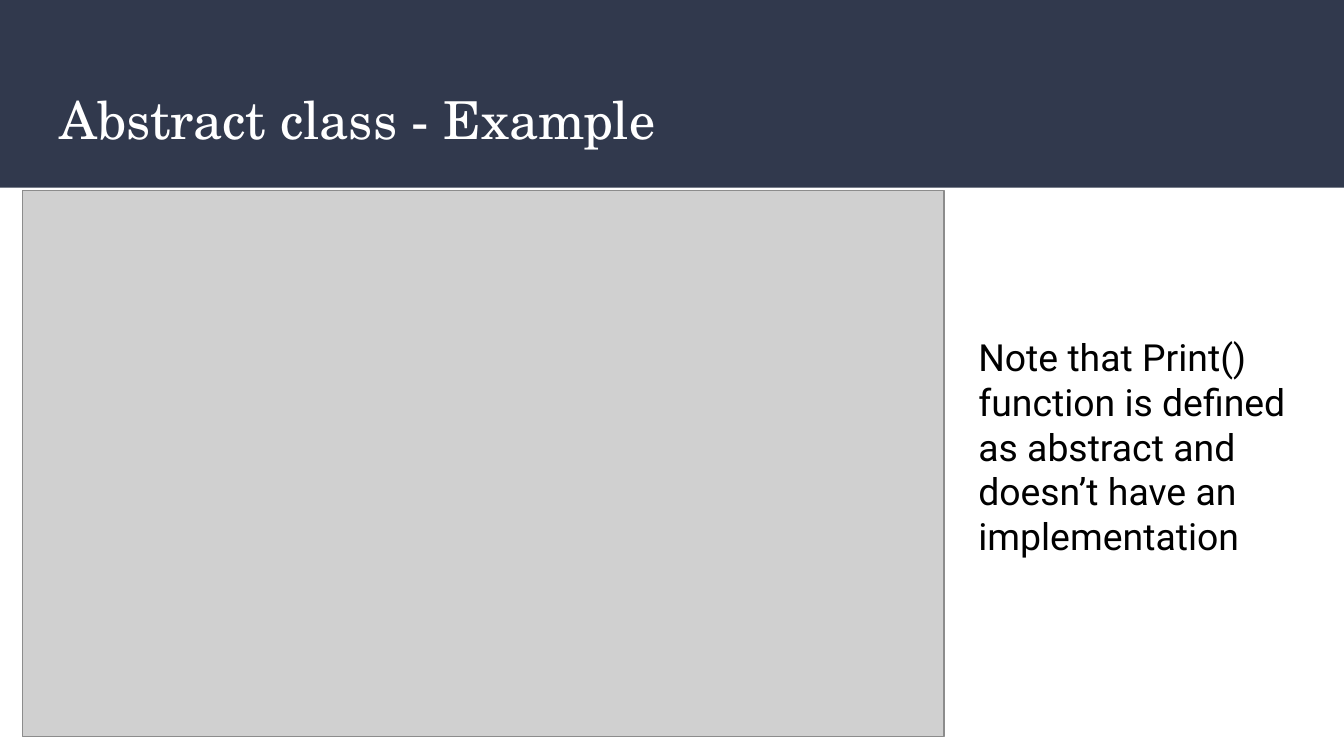
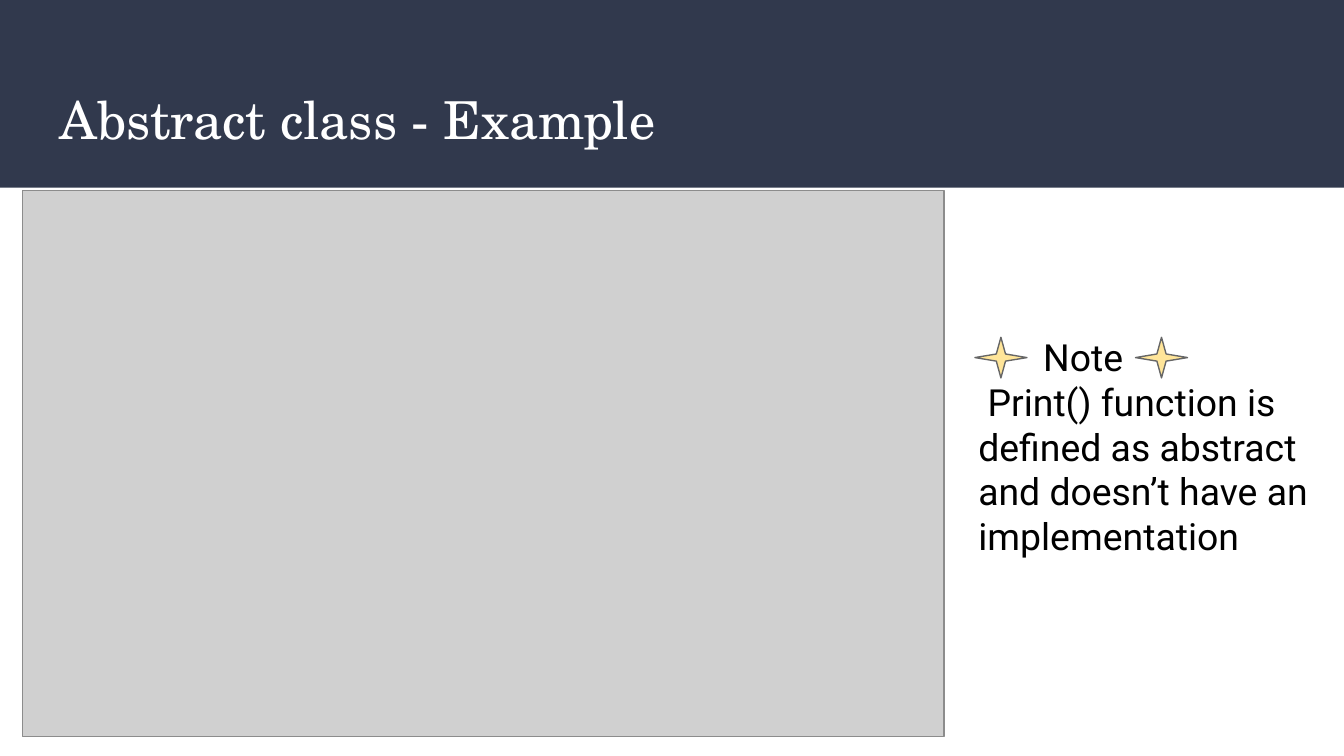
Before and after one commit to shpolina/CodeLouisville, a slide deck: slide 8 of Intermediate/CSharpIntermediate.pptx. Drawn at 1344x756 pixels with LibreOffice and Linux fonts; fonts in the diff are those of the drawing; grey boxes stand for pictures. Boxes give left, top, right and bottom in pixels: in the first picture for what was removed or moved away, otherwise in the second. Text is boxed around its words. In the diff, an @@ line names an element or a change of style, - is before the commit and + after.

Commit message:
update ppt

```diff
--- a/Intermediate/CSharpIntermediate.pptx
+++ b/Intermediate/CSharpIntermediate.pptx
@@ star added at <box>974,337,1027,378</box>, fill #FFE599, outline #666666 0.75 pt @@
@@ text at <box>978,344,1308,558</box>: text changed @@
-Note that Print() function is defined as abstract and doesn’t have an implementation
+Note
+Print() function is defined as abstract and doesn’t have an implementation
@@ star added at <box>1136,337,1188,378</box>, fill #FFE599, outline #666666 0.75 pt @@
```
Also in this commit, not shown: 2 other slides changed, 2 slides added, 2 slides removed.
